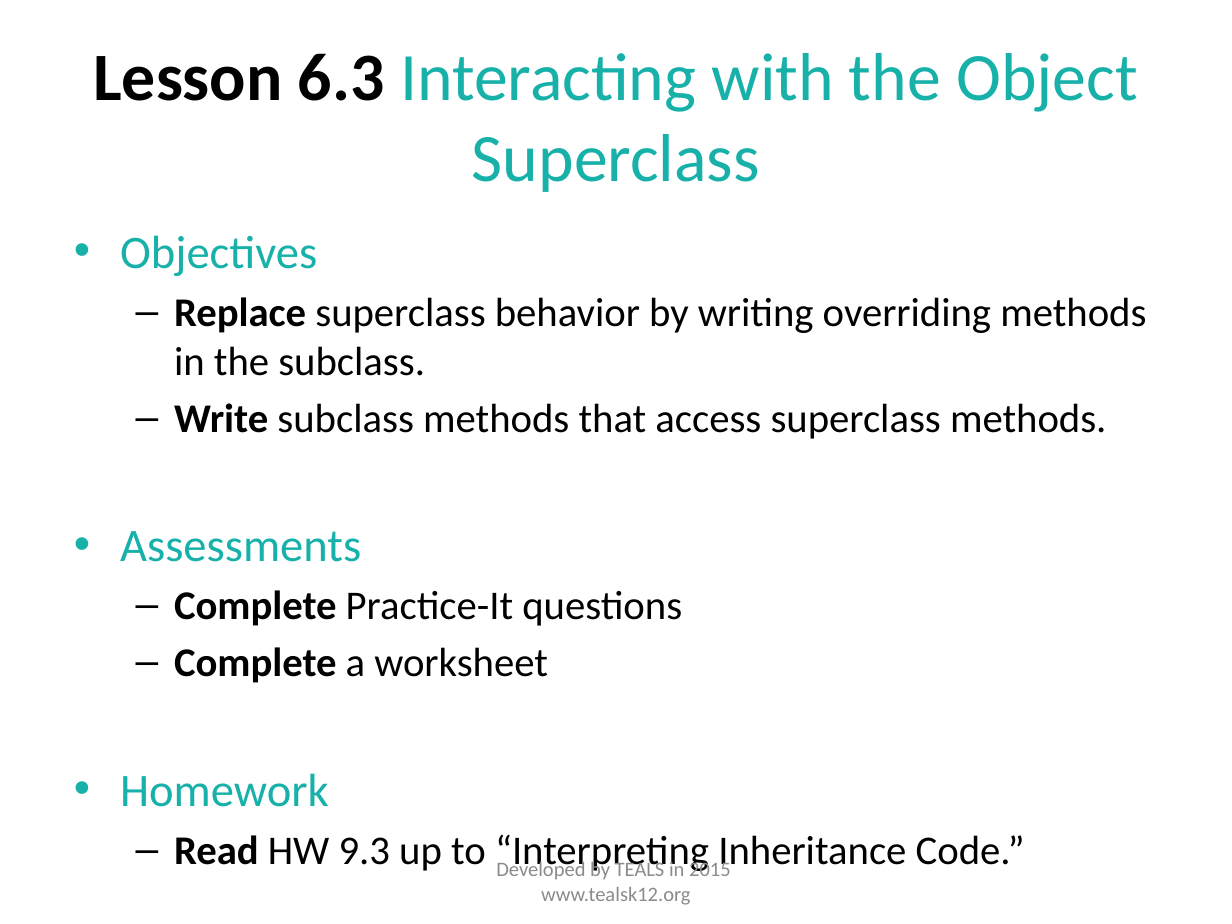
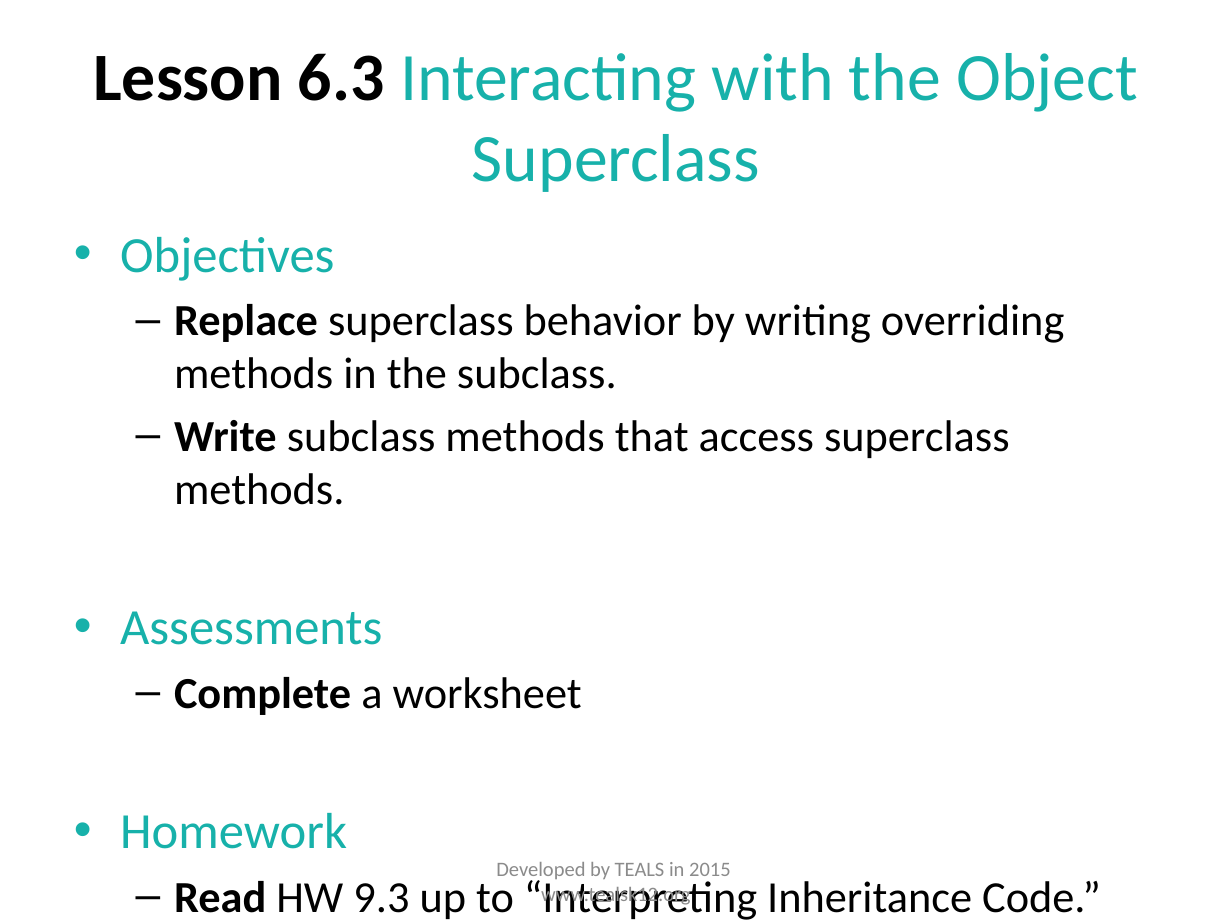
Before and after one commit to TEALSK12/apcsa-public, a slide deck: slide 4 of curriculum/Unit6/Unit 6 Slides.pptx. Drawn at 1232x924 pixels with LibreOffice and Linux fonts; fonts in the diff are those of the drawing. Boxes give left, top, right and bottom in pixels: in the first picture for what was removed or moved away, otherwise in the second. Text is boxed around its words. In the diff, an @@ line names an element or a change of style, - is before the commit and + after.

```diff
--- a/curriculum/Unit6/Unit 6 Slides.pptx
+++ b/curriculum/Unit6/Unit 6 Slides.pptx
@@ text "Objectives" at [120, 237, 1101, 920]: size 27.2 to 29.6 pt in "Objectives", "Assessments", "Homework"; size 23.8 to 25.9 pt in "Replace superclass behavior by writing overriding methods ...", "Write subclass methods that access superclass methods.", "Complete a worksheet", "Read HW 9.3 up to “Interpreting Inheritance ..." @@
@@ text at [174, 590, 682, 626]: paragraph removed @@
-  – Complete Practice-It questions
```
Also in this commit, not shown: 12 other files.
